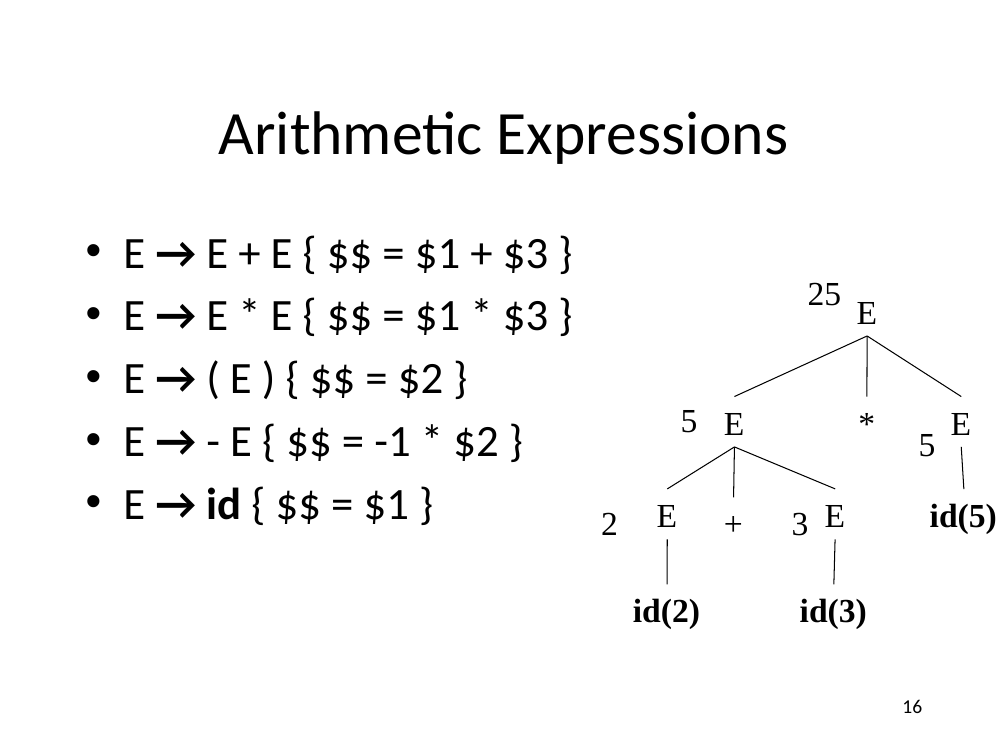
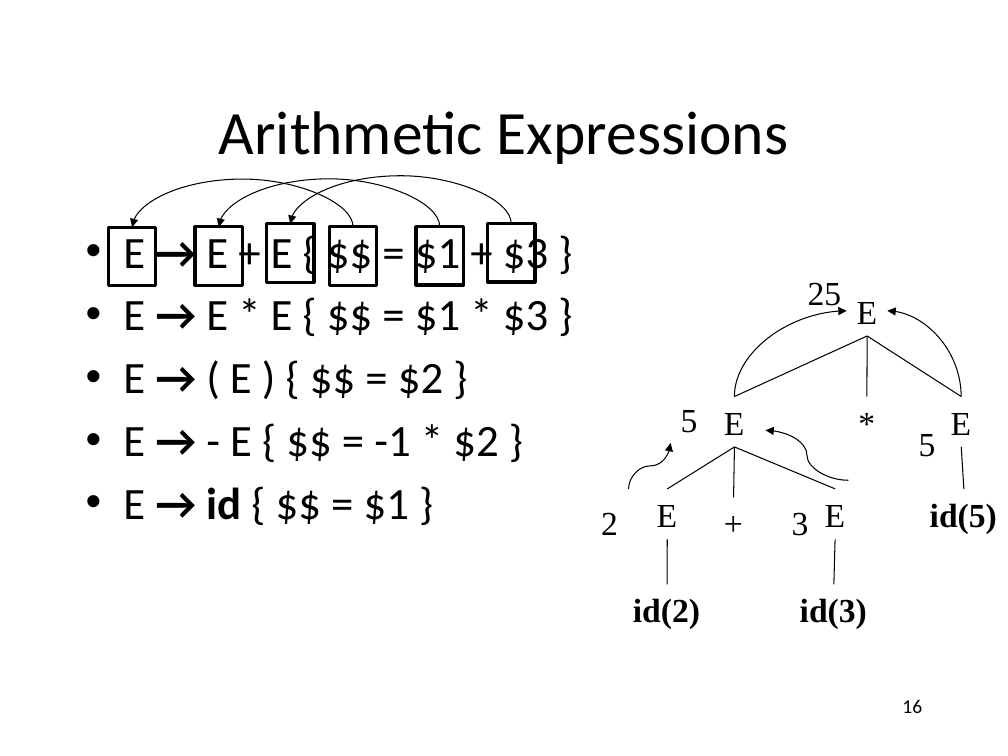
Before and after one commit to anoopsarkar/compilers-class, a slide deck: slide 16 of assets/ppt/cfg/cfg1-intro.pptx. Drawn at 1008x756 pixels with LibreOffice and Linux fonts; fonts in the diff are those of the drawing. Boxes give left, top, right and bottom in pixels: in the first picture for what was removed or moved away, otherwise in the second. Text is boxed around its words. In the diff, an @@ line names an element or a change of style, - is before the commit and + after.

```diff
--- a/assets/ppt/cfg/cfg1-intro.pptx
+++ b/assets/ppt/cfg/cfg1-intro.pptx
@@ curved arrow added from (511, 224) to (290, 224), #000000 0.75 pt @@
@@ curved arrow added from (353, 227) to (132, 227), #000000 0.75 pt @@
@@ curved arrow added from (439, 227) to (219, 227), #000000 0.75 pt @@
@@ rectangle added at [109,227,156,285], outline #000000 2.25 pt @@
@@ rectangle added at [196,227,243,285], outline #000000 2.25 pt @@
@@ rectangle added at [266,224,313,282], outline #000000 2.25 pt @@
@@ rectangle added at [330,227,377,285], outline #000000 2.25 pt @@
@@ rectangle added at [416,227,464,285], outline #000000 2.25 pt @@
@@ rectangle added at [488,224,535,282], outline #000000 2.25 pt @@
@@ curved arrow added from (735, 396) to (847, 310), #000000 0.75 pt @@
@@ curved arrow added from (962, 396) to (887, 310), #000000 0.75 pt @@
@@ curved arrow added from (629, 489) to (670, 444), #000000 0.75 pt @@
@@ curved arrow added from (849, 480) to (765, 430), #000000 0.75 pt @@
```
Also in this commit, not shown: 1 other slide changed, 5 other files.
